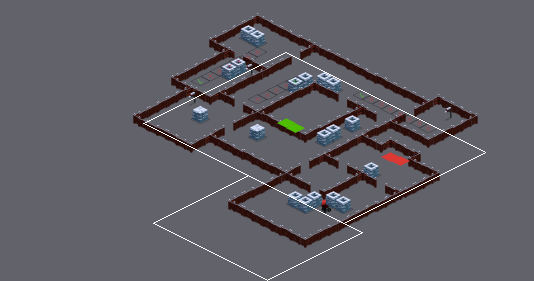
Two states of a Tiled map (JSON), TBSA/Bin/Data/Tiled/4_Kiosk.json. The first picture is a wide view before the edit; the outline marks the close-up.
Close-up. Before:
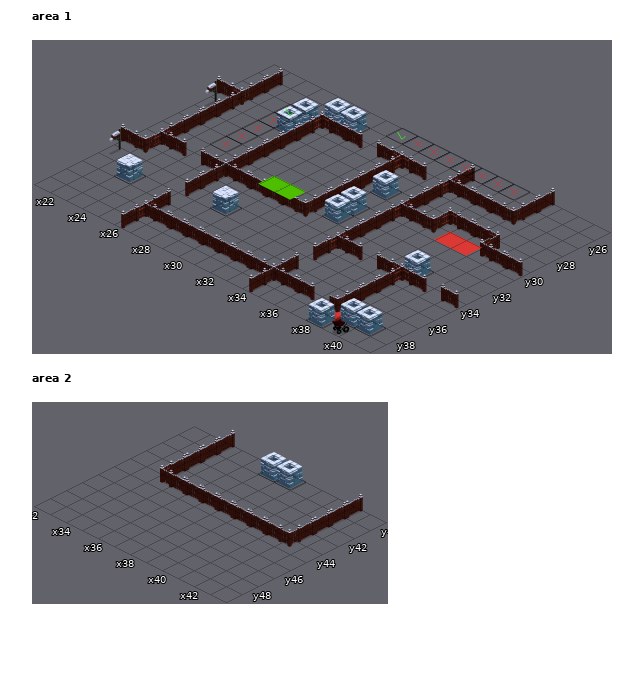
Cells are 128x64 px. Isometric: x runs down to the right, y down to the left. Shown: area 1 x 21..41, y 25..39; area 2 x 32..43, y 40..49. The commit also changed other parts of the map, which this record leaves out. Not drawn, because the pictures are missing: unchanged layer "floor".
Once edited:
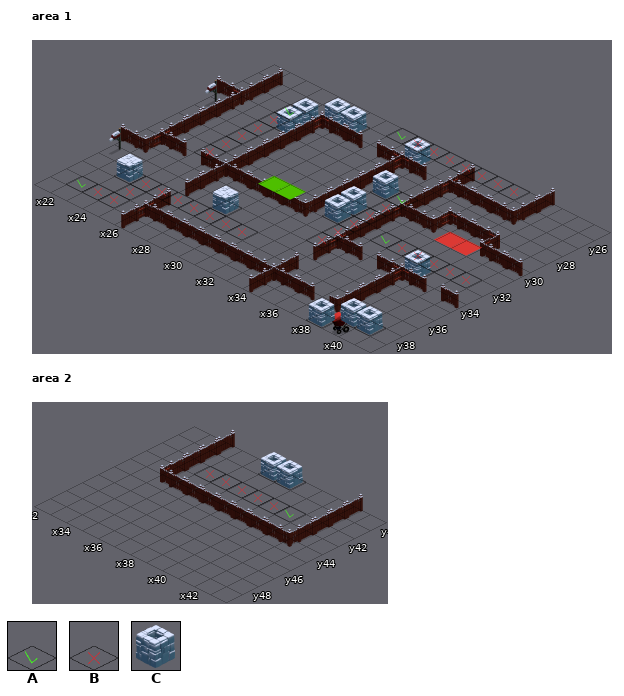
Key: from "_dataTileSheet": A 0, B 1; from "tileSheetWalls": C 14.
_ is an empty cell.
Tiles of an added or newly shown layer are drawn over the layers below it.
Diff:
Layer "coverBehind", area 1:
y 26: x 31 _ -> C
Layer "_path_Enemy2", area 1:
y 32: x 24 _ -> B
Layer "_path_Enemy7" (added), area 1:
y 36: x 24..30 _______ -> BBBBBBB
y 37: x 24 _ -> B
y 38: x 22..24 ___ -> ABB
Layer "_path_Enemy8" (added), area 1:
y 29: x 33 _ -> A
y 30..34: x 33 _ -> B
Layer "_path_Enemy9" (added), area 1:
y 32: x 35..40 ______ -> ABBBBB
Layer "_path_Enemy5" (added), area 2:
y 42: x 35..40 ______ -> BBBBBA
